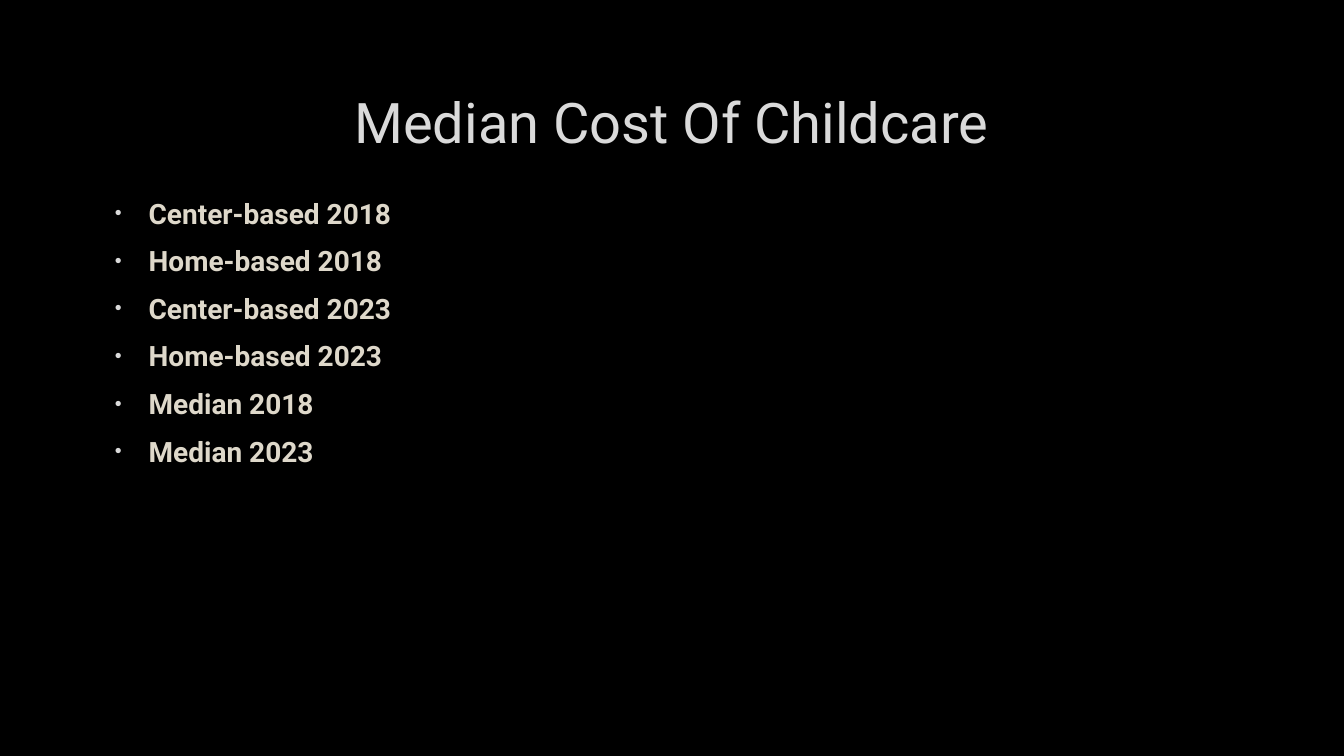
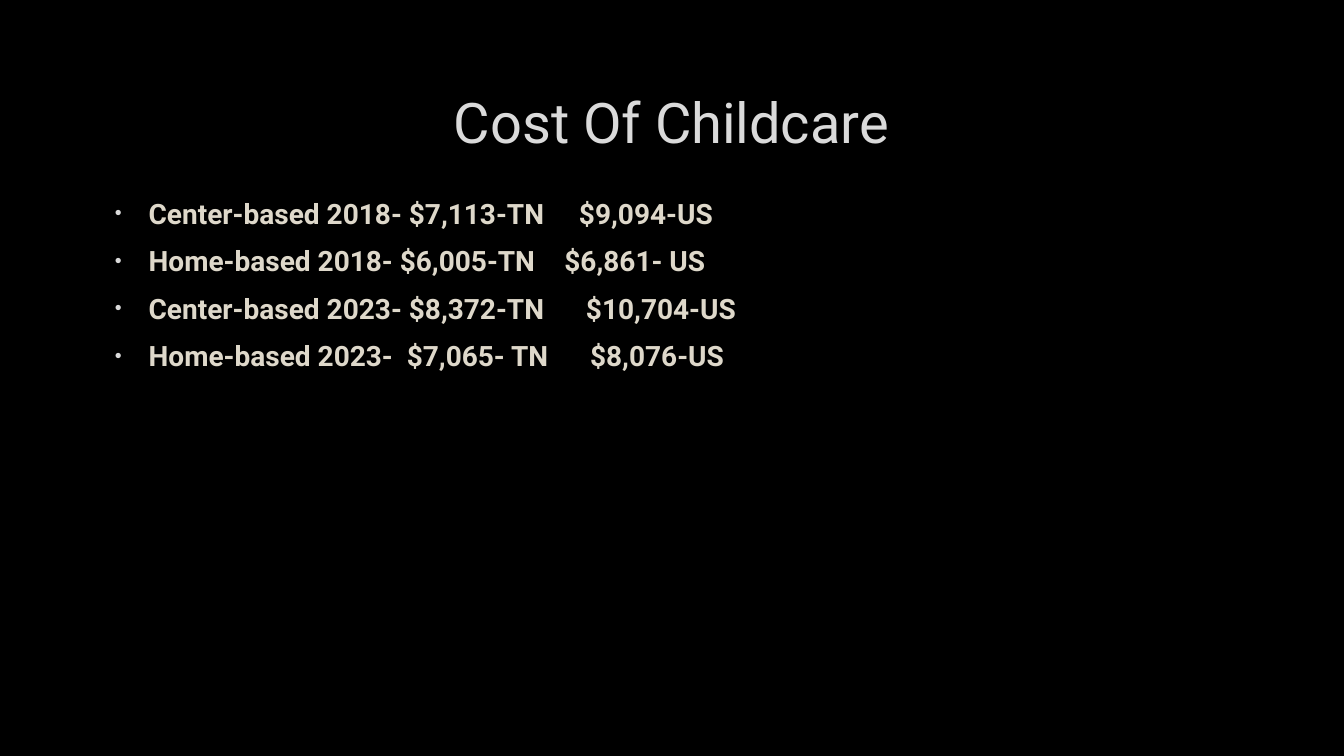
Before and after one commit to Clivesay1/Project-1, a slide deck: slide 6 of Project_1 Slidedeck.pptx. Drawn at 1344x756 pixels with LibreOffice and Linux fonts; fonts in the diff are those of the drawing; background and template pictures are left out. Boxes give left, top, right and bottom in pixels: in the first picture for what was removed or moved away, otherwise in the second. Text is boxed around its words. In the diff, an @@ line names an element or a change of style, - is before the commit and + after.

```diff
--- a/Project_1 Slidedeck.pptx
+++ b/Project_1 Slidedeck.pptx
@@ title at (x1=454, y1=100, x2=889, y2=144): text changed @@
-Median Cost Of Childcare
+Cost Of Childcare
@@ text at (x1=149, y1=201, x2=736, y2=371): text changed @@
-• Center-based 2018
-• Home-based 2018
-• Center-based 2023
-• Home-based 2023
-• Median 2018
-• Median 2023
+• Center-based 2018- $7,113-TN $9,094-US
+• Home-based 2018- $6,005-TN $6,861- US
+• Center-based 2023- $8,372-TN $10,704-US
+• Home-based 2023- $7,065- TN $8,076-US
```
Also in this commit, not shown: 3 other slides changed, 1 slide added.
